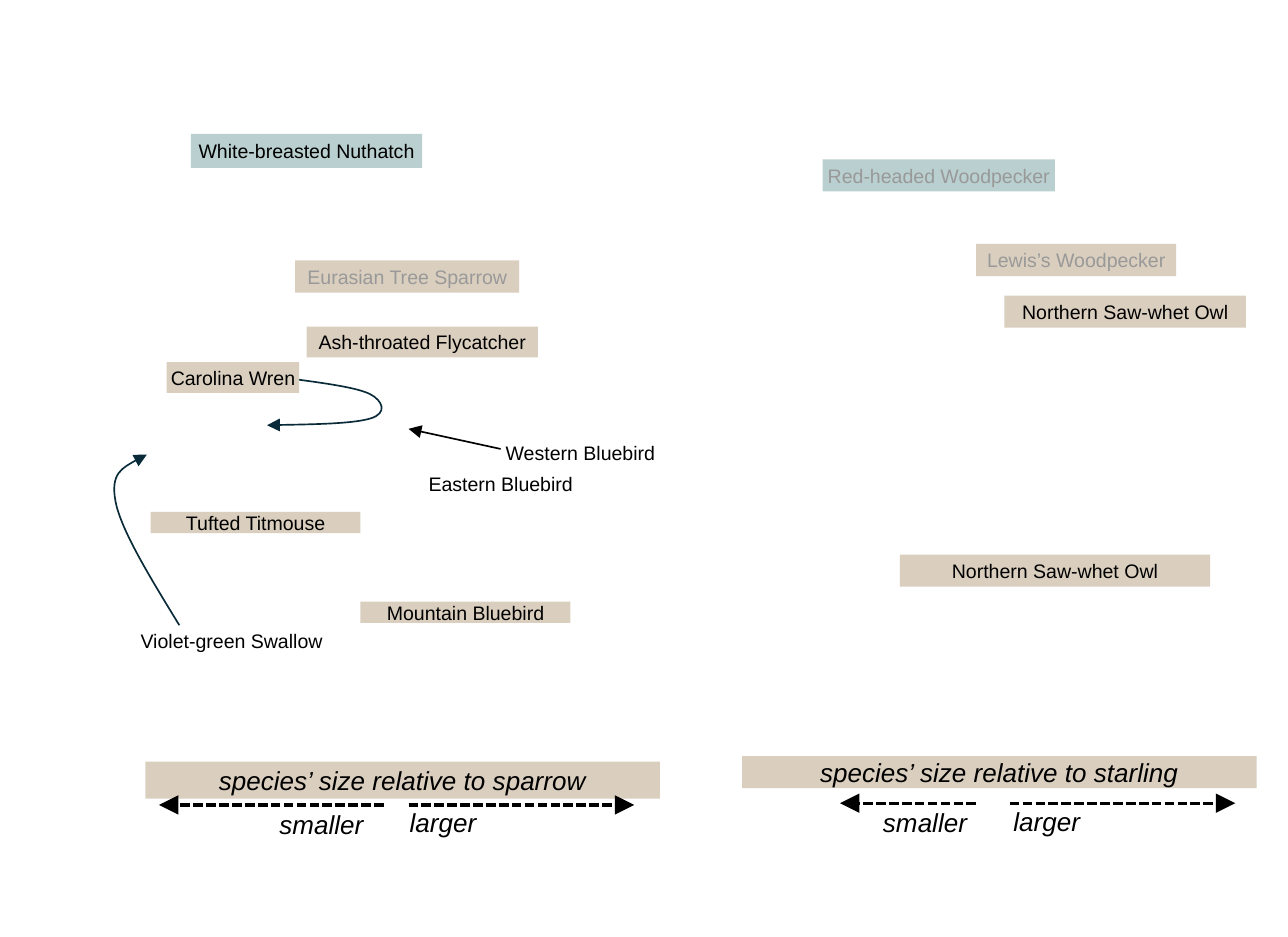
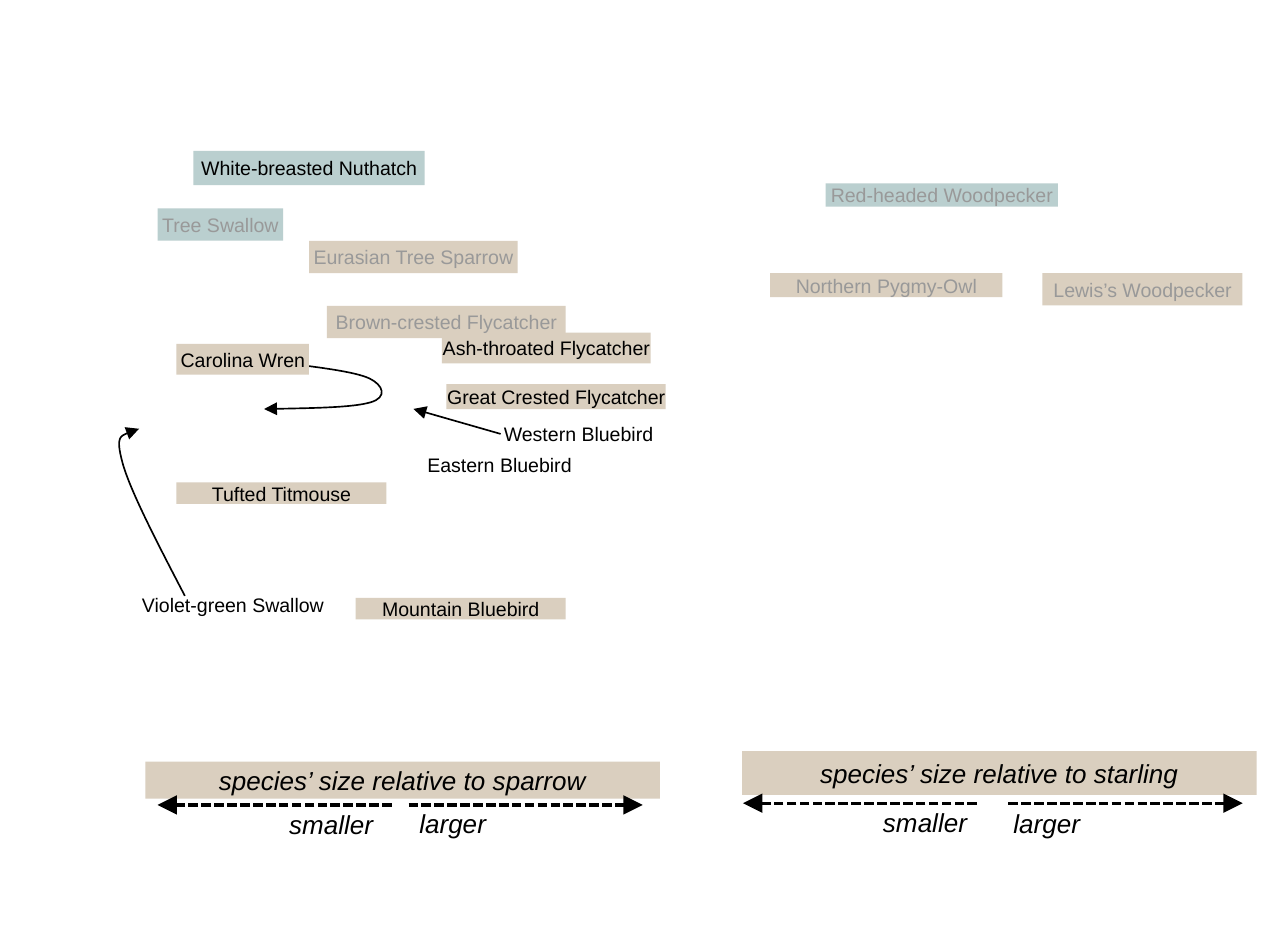
Before and after one commit to n-a-gilbert/cavity_macroecology, a slide deck: slide 1 of figures/figure_06.pptx. Drawn at 1288x937 pixels with LibreOffice and Linux fonts; fonts in the diff are those of the drawing; background and template pictures are left out. Boxes give left, top, right and bottom in pixels: in the first picture for what was removed or moved away, otherwise in the second. Text is boxed around its words. In the diff, an @@ line names an element or a change of style, - is before the commit and + after.

```diff
--- a/figures/figure_06.pptx
+++ b/figures/figure_06.pptx
@@ rectangle "White-breasted Nuthatch": place and size @@
-rectangle "White-breasted Nuthatch" at box(190, 133, 422, 169)
+rectangle "White-breasted Nuthatch" at box(194, 150, 426, 185)
@@ rectangle added at box(157, 208, 283, 241), fill #BACFCF, 6 pt, text #999999 @@
+Tree Swallow
@@ rectangle "Red-headed Woodpecker": place and size @@
-rectangle "Red-headed Woodpecker" at box(822, 159, 1054, 192)
+rectangle "Red-headed Woodpecker" at box(827, 183, 1059, 206)
@@ rectangle "Eurasian Tree Sparrow": place and size @@
-rectangle "Eurasian Tree Sparrow" at box(295, 260, 520, 293)
+rectangle "Eurasian Tree Sparrow" at box(309, 241, 518, 274)
@@ rectangle "Northern Pygmy-Owl": place and size @@
-rectangle "Northern Pygmy-Owl" at box(1005, 295, 1246, 328)
+rectangle "Northern Pygmy-Owl" at box(770, 274, 1002, 297)
@@ text in rectangle at box(796, 279, 977, 297): text changed; text colour #000000 to #999999 @@
-Northern Saw-whet Owl
+Northern Pygmy-Owl
@@ rectangle "Lewis’s Woodpecker": place and size @@
-rectangle "Lewis’s Woodpecker" at box(977, 244, 1176, 276)
+rectangle "Lewis’s Woodpecker" at box(1042, 274, 1241, 307)
@@ rectangle added at box(328, 307, 567, 340), fill #DACFBF, 6 pt, text #999999 @@
+Brown-crested Flycatcher
@@ rectangle "Carolina Wren": place and size @@
-rectangle "Carolina Wren" at box(166, 363, 300, 393)
+rectangle "Carolina Wren" at box(176, 344, 309, 375)
@@ rectangle "Ash-throated Flycatcher": place and size @@
-rectangle "Ash-throated Flycatcher" at box(307, 328, 539, 358)
+rectangle "Ash-throated Flycatcher" at box(443, 333, 651, 363)
@@ freeform shape: place and size @@
-freeform shape at box(267, 379, 382, 426)
+freeform shape at box(265, 363, 382, 407)
@@ freeform shape at box(265, 363, 382, 407): outline #092A39 0.5 pt to #000000 0.5 pt @@
@@ rectangle added at box(447, 384, 667, 410), fill #DACFBF, 6 pt, text #000000 @@
+Great Crested Flycatcher
@@ arrow moved from (501, 450) - (407, 429) to (501, 433) - (415, 410) @@
@@ text "Western Bluebird": place and size @@
-text "Western Bluebird" at box(506, 445, 655, 461)
+text "Western Bluebird" at box(504, 426, 654, 442)
@@ freeform shape at box(119, 429, 185, 595): outline #092A39 0.5 pt to #000000 0.5 pt @@
@@ freeform shape: place and size @@
-freeform shape at box(115, 454, 180, 625)
+freeform shape at box(119, 429, 185, 595)
@@ text "Eastern Bluebird": place and size @@
-text "Eastern Bluebird" at box(429, 476, 573, 492)
+text "Eastern Bluebird" at box(427, 457, 572, 473)
@@ rectangle "Tufted Titmouse": place and size @@
-rectangle "Tufted Titmouse" at box(150, 511, 361, 532)
+rectangle "Tufted Titmouse" at box(176, 482, 386, 503)
@@ rectangle removed at box(899, 555, 1211, 588) @@
-Northern Saw-whet Owl
@@ text "Violet-green Swallow": place and size @@
-text "Violet-green Swallow" at box(141, 633, 323, 652)
+text "Violet-green Swallow" at box(142, 597, 324, 616)
@@ rectangle "Mountain Bluebird": place and size @@
-rectangle "Mountain Bluebird" at box(361, 602, 571, 623)
+rectangle "Mountain Bluebird" at box(356, 597, 567, 618)
@@ rectangle "species’ size relative to starling": place and size @@
-rectangle "species’ size relative to starling" at box(742, 756, 1258, 789)
+rectangle "species’ size relative to starling" at box(742, 752, 1258, 796)
@@ arrow moved from (384, 806) - (159, 806) to (391, 806) - (157, 806) @@
@@ text "smaller": place and size @@
-text "smaller" at box(279, 815, 363, 835)
+text "smaller" at box(289, 815, 373, 835)
@@ text "larger": place and size @@
-text "larger" at box(410, 813, 477, 838)
+text "larger" at box(419, 814, 486, 839)
@@ arrow moved from (407, 806) - (635, 806) to (407, 806) - (642, 806) @@
@@ arrow moved from (977, 803) - (841, 803) to (977, 803) - (742, 803) @@
@@ arrow moved from (1009, 803) - (1236, 803) to (1009, 803) - (1244, 803) @@
```
Also in this commit, not shown: 7 other files.
